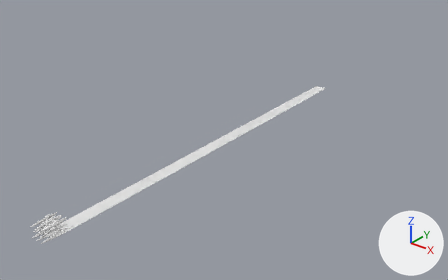
The OBJ model models/water/water.obj, before and after one commit.
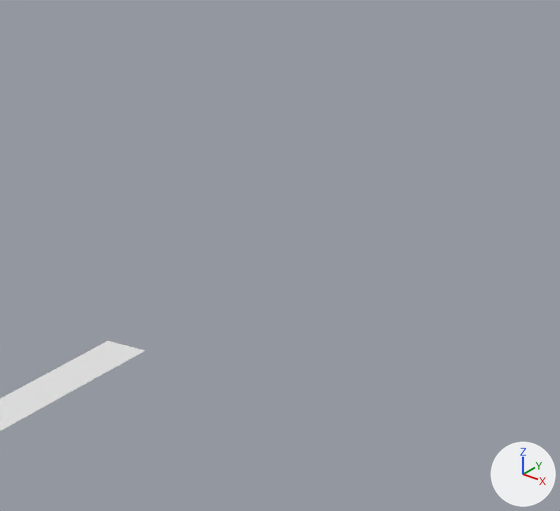
There are two pictures of each version: one whole from a 50 mm lens placed at (26.8, -17.0, 20.4), pointed at (-2.8, 20.0, -2.5), one close up on the part from 65% to 96% of the width and 0% to 46% of the height. Arrows for +X, +Y and +Z are at lower right; the lights stay in place. Where no turn or scale is listed for an object, it has been applied to the vertices.

In view in the first close-up: 'water'.
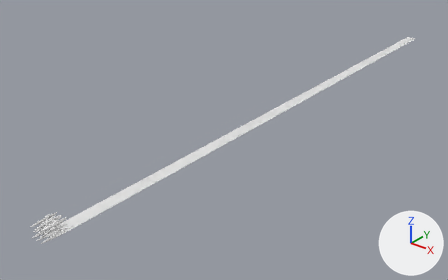
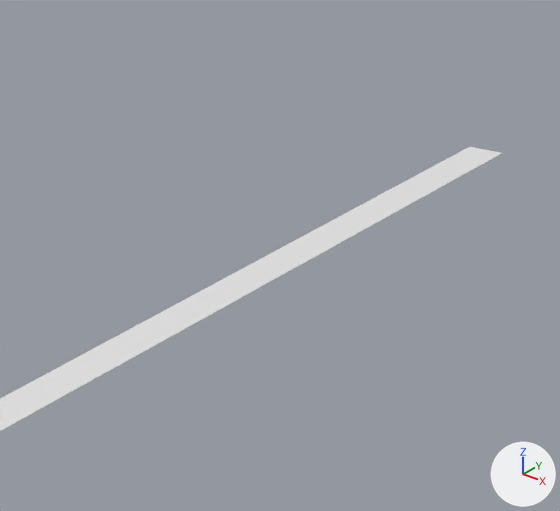
Boxes (x1, y1, x2, y2) around the edits, measured in the close-ups (560 x 511 px):
'water', reshaped
    before: (0, 341, 145, 431)
    after: (0, 147, 502, 431)

The change, as a list of edits to the scene's bpy script:
```text
Change me_water:
    where me_water.from_pydata(...)  # 10302 vertices, 20200 faces; spans x 0.0..1.0, y -1.0..30.0, z 0.0..1.0
    used by ob_water; location = (0.0, 0.0, 0.0)
    me_water part 1: all 101 vertices in x 0.0..1.0, y 30.0, z 0.0 are moved by (0.0, 20.0, 0.0)
```
